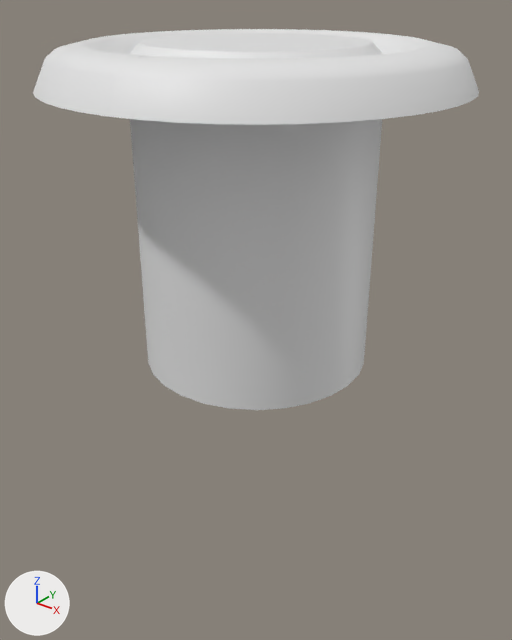
Renders of the glTF model public/assets/models/pillard.glb from each side of a commit.
Both versions are drawn from a 50 mm camera at (2.7, -3.38, 0.57) aimed at (-0.02, 0.02, -1.54). The axes (+X, +Y, +Z) are drawn at lower left. The lights are the same throughout. Where no turn or scale is listed for an object, it has been applied to the vertices. Vertices at the same position are counted once.

Names of what the first picture shows: 'Cylinder', 'base'.
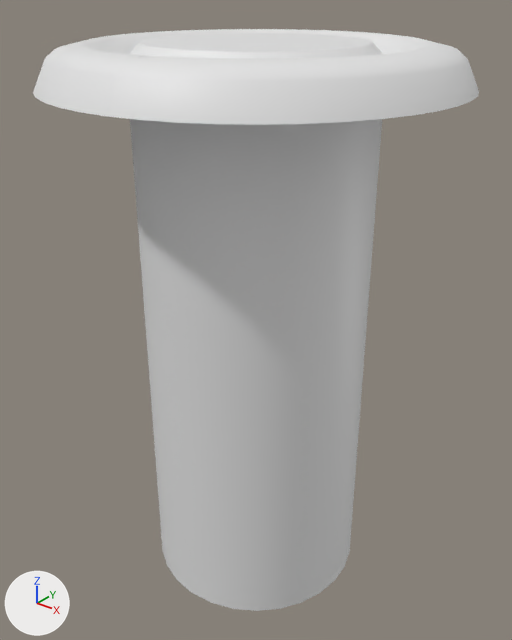
The newer file is also turned or shifted as a whole; pictures and numbers use the older file's frame.

The change, as a list of edits to the scene's bpy script:
```text
Change me_cylinder:
    where me_cylinder.from_pydata(...)  # 84 vertices, 138 faces; spans x -0.74..0.74, y -0.74..0.74, z -1.76..0.24
    used by ob_cylinder; location = (0.0, 0.0, 0.0)
    me_cylinder part 1: all 28 vertices in x -0.74..0.74, y -0.74..0.74, z -1.76 are moved by (0.0, 0.0, -1.66)
```

What differs and where, as boxes (x1, y1, x2, y2) in the pictures (512 x 640 px; the box of a moved part takes in the faces that stretch with it):
'Cylinder', reshaped (53% taller)
    before: (130, 33, 383, 410)
    after: (130, 33, 383, 611)
part 1 of me_cylinder, moved or reshaped
    before: (148, 362, 363, 410)
    after: (148, 362, 364, 611)
